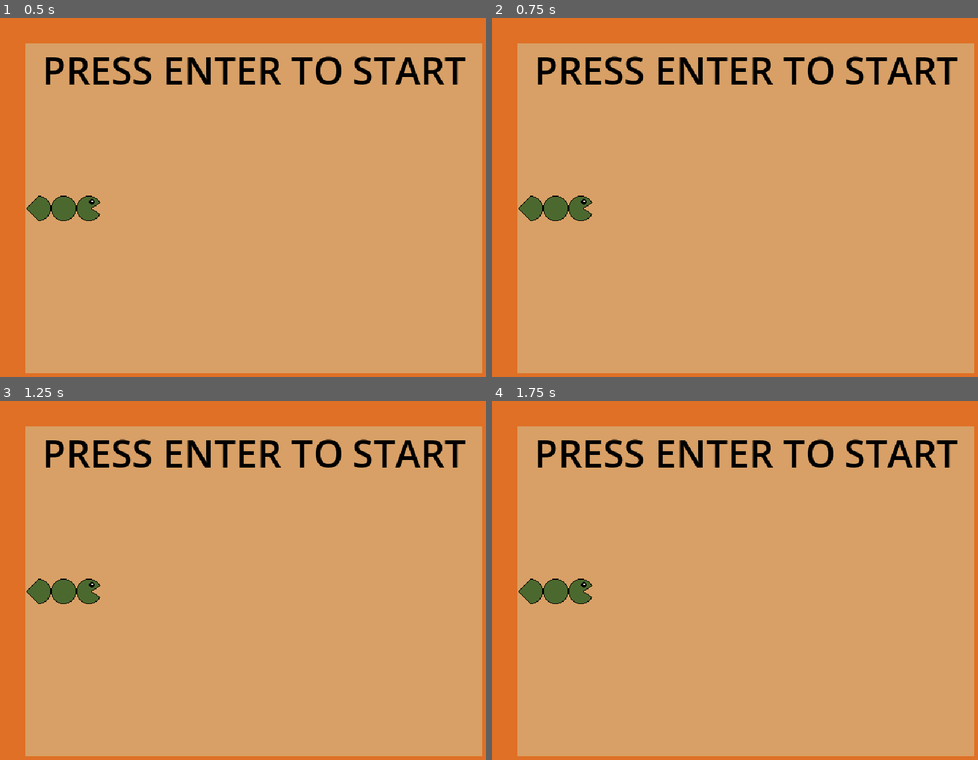
Above: before the commit, frames 1-4 (two rows, left to right).
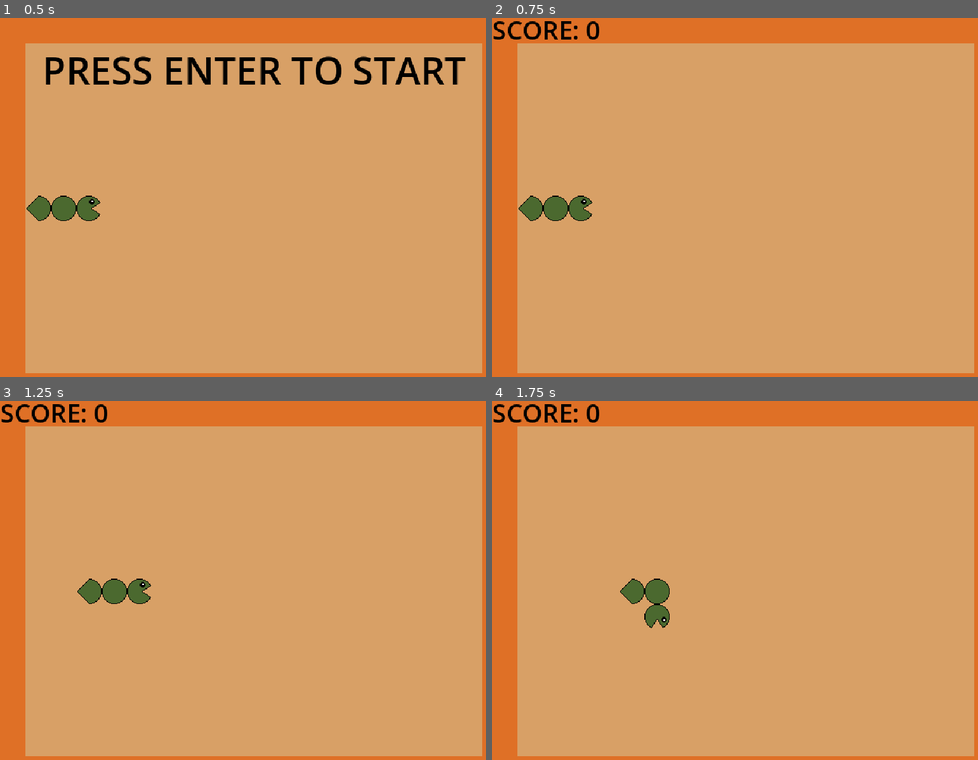
Above: after the commit, the same moments.

Repository: tkrippes/the-diabetic-pac-snake
Game: Godot game, scene res://scenes/main.tscn
The game is run twice, just before and just after one commit, with the same random seed, the same clock (stepped at 60 frames per second) and the same inputs.
Inputs:
- Up to frame 1 (0.5 s): no input
- Up to frame 2 (0.75 s): tap Enter (enter, bound only after the commit) at 0.5, 0.6 s; hold Right (move_right) from 0.53 s (still down)
- Up to frame 3 (1.25 s): keep holding Right (move_right)
- Up to frame 4 (1.75 s): tap Enter (enter, bound only after the commit) at 1.25, 1.35 s; release Right (move_right) at 1.28 s; hold Down (move_down) from 1.28 s (still down)

Frame 1 is identical in both runs. In frame 2, 3.2% of the frame differs, in the area x 0-96%, y 0-19%; in frame 3, 4.4%; in frame 4, 4.7%, in the area x 0-96%, y 0-64%.

Commit message:
feat: add key bindings for starting / restarting game
add documentation
use just_pressed instead of pressed for key listening

Diff:
--- a/project.godot
+++ b/project.godot
@@ -73,6 +73,13 @@
 , Object(InputEventJoypadButton,"resource_local_to_scene":false,"resource_name":"","device":0,"button_index":14,"pressure":0.0,"pressed":false,"script":null)
 ]
 }
+enter={
+"deadzone": 0.2,
+"events": [Object(InputEventKey,"resource_local_to_scene":false,"resource_name":"","device":-1,"window_id":0,"alt_pressed":false,"shift_pressed":false,"ctrl_pressed":false,"meta_pressed":false,"pressed":false,"keycode":0,"physical_keycode":4194309,"key_label":0,"unicode":0,"location":0,"echo":false,"script":null)
+, Object(InputEventKey,"resource_local_to_scene":false,"resource_name":"","device":-1,"window_id":0,"alt_pressed":false,"shift_pressed":false,"ctrl_pressed":false,"meta_pressed":false,"pressed":false,"keycode":0,"physical_keycode":4194310,"key_label":0,"unicode":0,"location":0,"echo":false,"script":null)
+, Object(InputEventJoypadButton,"resource_local_to_scene":false,"resource_name":"","device":0,"button_index":6,"pressure":0.0,"pressed":false,"script":null)
+]
+}
 
 [rendering]
 
--- a/scripts/snake.gd
+++ b/scripts/snake.gd
@@ -38,16 +38,16 @@
 
 
 func _process(_delta: float) -> void:
-	if Input.is_action_pressed("move_up"):
+	if Input.is_action_just_pressed("move_up"):
 		if _last_direction != Direction.DOWN:
 			_current_direction = Direction.UP
-	elif Input.is_action_pressed("move_down"):
+	elif Input.is_action_just_pressed("move_down"):
 		if _last_direction != Direction.UP:
 			_current_direction = Direction.DOWN
-	elif Input.is_action_pressed("move_left"):
+	elif Input.is_action_just_pressed("move_left"):
 		if _last_direction != Direction.RIGHT:
 			_current_direction = Direction.LEFT
-	elif Input.is_action_pressed("move_right"):
+	elif Input.is_action_just_pressed("move_right"):
 		if _last_direction != Direction.LEFT:
 			_current_direction = Direction.RIGHT
 
Not shown, changed: README.md
